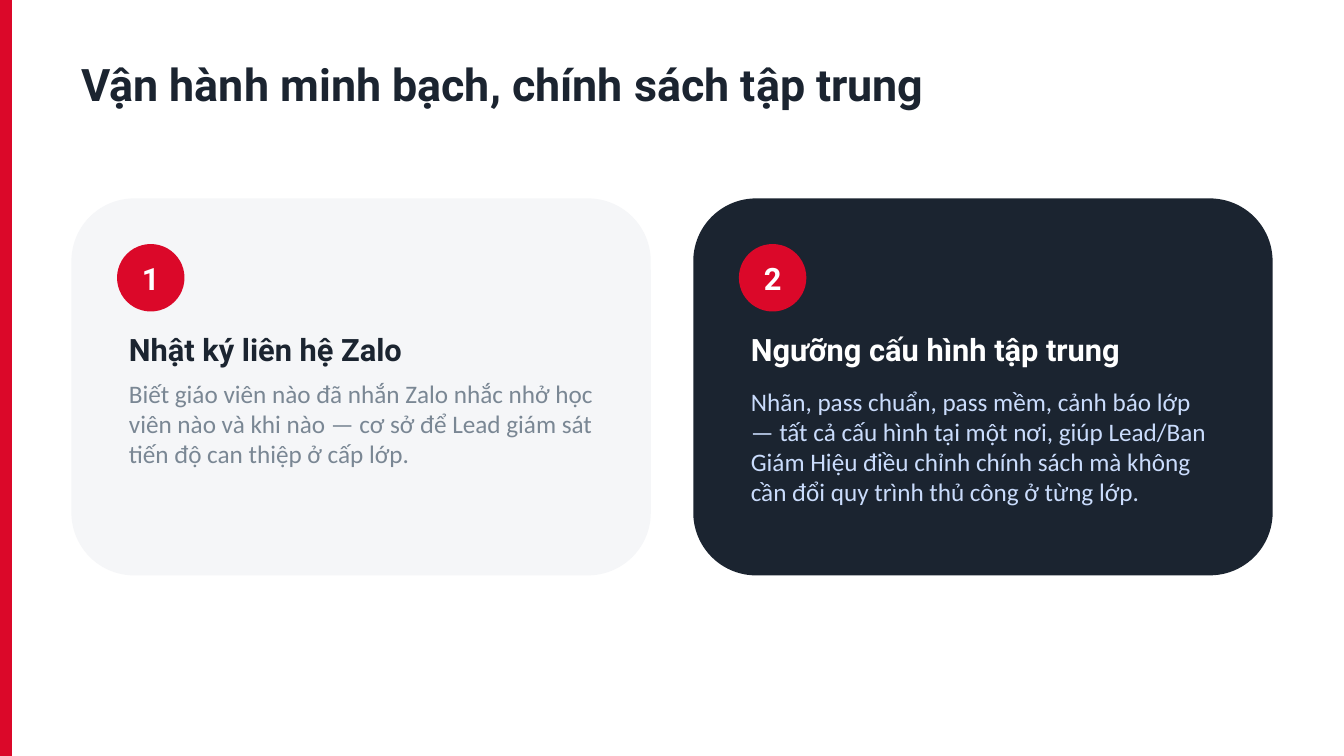
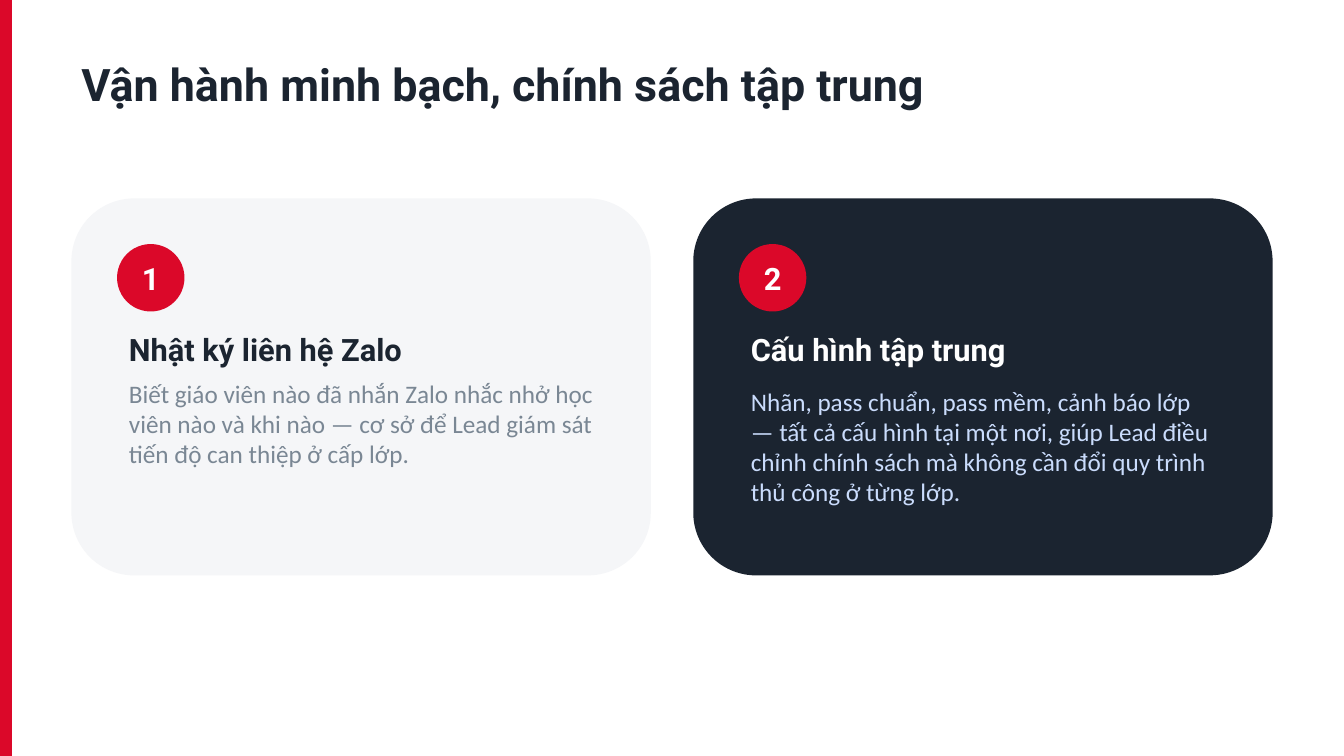
Before and after one commit to truongtoanr0602/Izone-label-dashboard, a slide deck: slide 8 of docs/2026-08-11-Tong-Quan-Du-An.pptx. Drawn at 1344x756 pixels with LibreOffice and Linux fonts; fonts in the diff are those of the drawing. Boxes give left, top, right and bottom in pixels: in the first picture for what was removed or moved away, otherwise in the second. Text is boxed around its words. In the diff, an @@ line names an element or a change of style, - is before the commit and + after.

```diff
--- a/docs/2026-08-11-Tong-Quan-Du-An.pptx
+++ b/docs/2026-08-11-Tong-Quan-Du-An.pptx
@@ text at box(751, 336, 1006, 368): text changed @@
-Ngưỡng cấu hình tập trung
+Cấu hình tập trung
@@ text at box(751, 391, 1208, 506): text changed @@
-Nhãn, pass chuẩn, pass mềm, cảnh báo lớp — tất cả cấu hình tại một nơi, giúp Lead/Ban Giám Hiệu điều chỉnh chính sách mà không cần đổi quy trình thủ công ở từng lớp.
+Nhãn, pass chuẩn, pass mềm, cảnh báo lớp — tất cả cấu hình tại một nơi, giúp Lead điều chỉnh chính sách mà không cần đổi quy trình thủ công ở từng lớp.
```
Also in this commit, not shown: 1 other slide changed, 1 slide removed, 9 other files.
